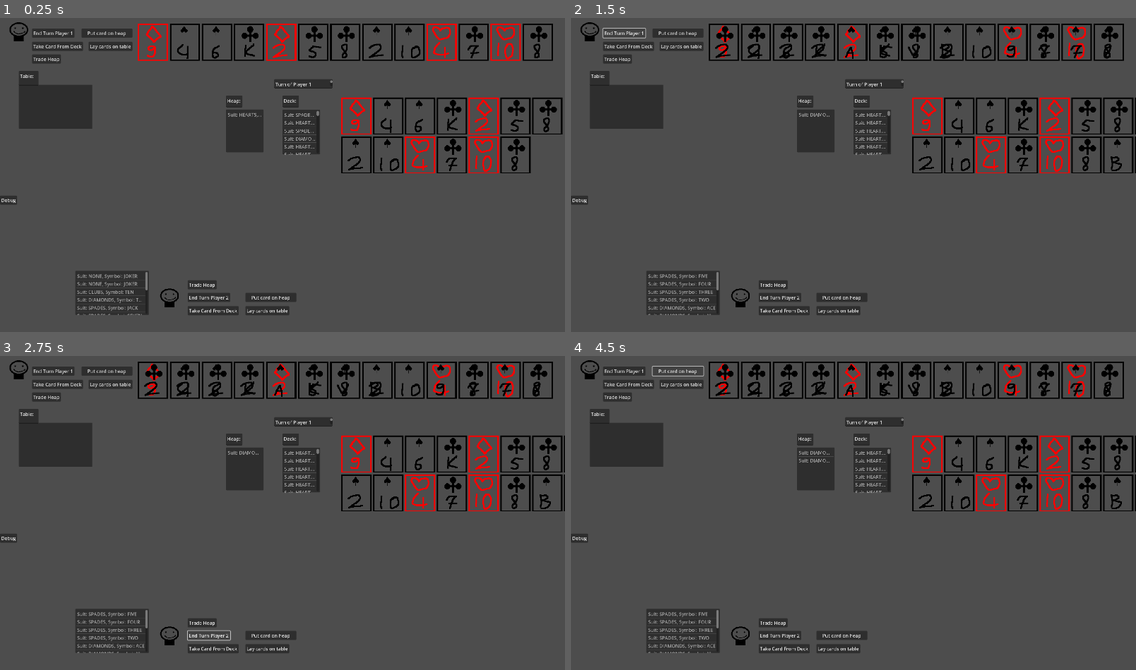
Above: before the commit, frames 1-4 (two rows, left to right).
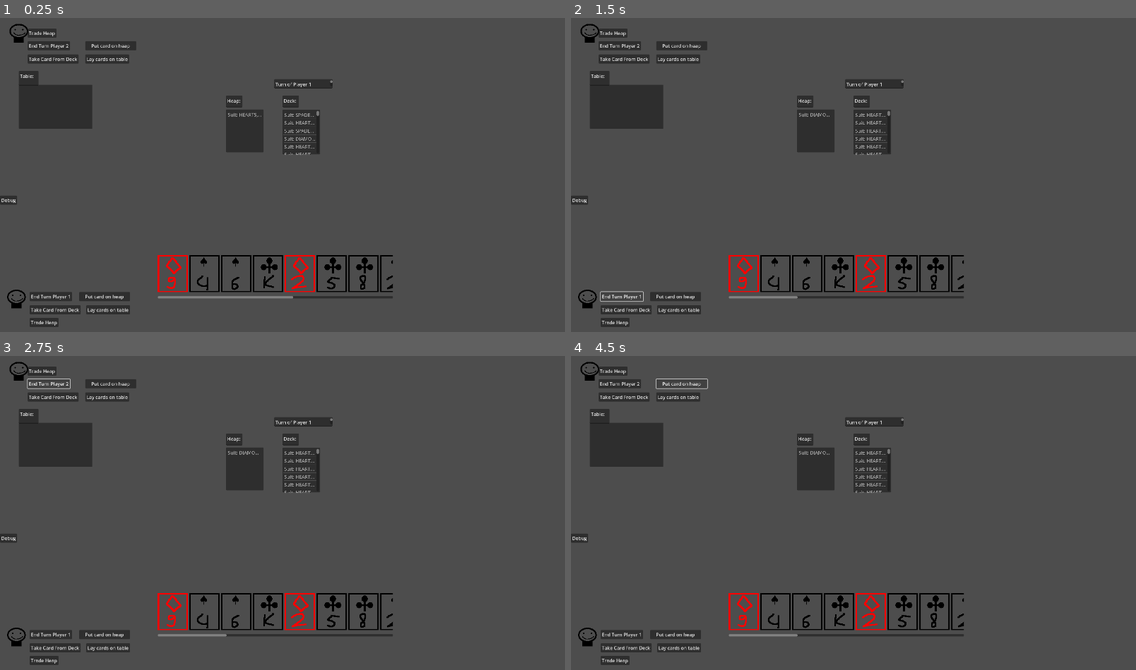
Above: after the commit, the same moments.

Repository: Brentem/JokerRummy
Game: Godot game, scene res://scenes/main.tscn
Two runs of this game, one before a commit and one after it. Both use one fixed random seed, a clock stepped at 60 frames per second and the inputs below.
Inputs:
- Up to frame 1 (0.25 s): no input
- Up to frame 2 (1.5 s): click "Debug" at 0.5 s; click "End Turn Player 1" at 1.25 s
- Up to frame 3 (2.75 s): click "End Turn Player 2" at 2 s
- Up to frame 4 (4.5 s): click "Take Card From Deck" at 2.75 s; click "Take Card From Deck" at 3.5 s; click "Put card on heap" at 4.25 s

The runs differ from the first frame. In frame 1, 11% of the frame differs, in the area x 1-100%, y 1-99%; in frame 2, 11%; in frame 3, 11%; in frame 4, 11%.

Commit message:
Started with creating GUI element for player's hand.

Diff:
--- a/project/scenes/main.tscn
+++ b/project/scenes/main.tscn
@@ -44,73 +44,78 @@
 [node name="Buttons" type="Node" parent="."]
 
 [node name="TurnButton1" type="Button" parent="Buttons"]
-offset_left = 109.0
-offset_top = 48.0
-offset_right = 253.0
-offset_bottom = 79.0
+offset_left = 101.0
+offset_top = 944.0
+offset_right = 245.0
+offset_bottom = 975.0
 text = "End Turn Player 1"
+metadata/_edit_use_anchors_ = true
 
 [node name="TurnButton2" type="Button" parent="Buttons"]
-offset_left = 638.0
-offset_top = 947.0
-offset_right = 782.0
-offset_bottom = 978.0
+offset_left = 94.0
+offset_top = 91.0
+offset_right = 238.0
+offset_bottom = 122.0
 text = "End Turn Player 2"
 
 [node name="DeckButton1" type="Button" parent="Buttons"]
-offset_left = 109.0
-offset_top = 93.0
-offset_right = 282.0
-offset_bottom = 124.0
+offset_left = 101.0
+offset_top = 989.0
+offset_right = 274.0
+offset_bottom = 1020.0
 text = "Take Card From Deck"
+metadata/_edit_use_anchors_ = true
 
 [node name="DeckButton2" type="Button" parent="Buttons"]
-offset_left = 638.0
-offset_top = 992.0
-offset_right = 811.0
-offset_bottom = 1023.0
+offset_left = 94.0
+offset_top = 136.0
+offset_right = 267.0
+offset_bottom = 167.0
 text = "Take Card From Deck"
 
 [node name="HeapButton1" type="Button" parent="Buttons"]
-offset_left = 277.0
-offset_top = 48.0
-offset_right = 450.0
-offset_bottom = 79.0
+offset_left = 269.0
+offset_top = 944.0
+offset_right = 442.0
+offset_bottom = 975.0
 text = "Put card on heap"
+metadata/_edit_use_anchors_ = true
 
 [node name="HeapButton2" type="Button" parent="Buttons"]
-offset_left = 834.0
-offset_top = 947.0
-offset_right = 1007.0
-offset_bottom = 978.0
+offset_left = 290.0
+offset_top = 91.0
+offset_right = 463.0
+offset_bottom = 122.0
 text = "Put card on heap"
 
 [node name="TableButton1" type="Button" parent="Buttons"]
-offset_left = 301.0
-offset_top = 93.0
-offset_right = 450.0
-offset_bottom = 124.0
+offset_left = 293.0
+offset_top = 989.0
+offset_right = 442.0
+offset_bottom = 1020.0
 text = "Lay cards on table"
+metadata/_edit_use_anchors_ = true
 
 [node name="TableButton2" type="Button" parent="Buttons"]
-offset_left = 834.0
-offset_top = 992.0
-offset_right = 983.0
-offset_bottom = 1023.0
+offset_left = 290.0
+offset_top = 136.0
+offset_right = 439.0
+offset_bottom = 167.0
 text = "Lay cards on table"
 
 [node name="TradeHeapButton1" type="Button" parent="Buttons"]
-offset_left = 109.0
-offset_top = 136.0
-offset_right = 207.0
-offset_bottom = 167.0
+offset_left = 101.0
+offset_top = 1032.0
+offset_right = 199.0
+offset_bottom = 1063.0
 text = "Trade Heap"
+metadata/_edit_use_anchors_ = true
 
 [node name="TradeHeapButton2" type="Button" parent="Buttons"]
-offset_left = 638.0
-offset_top = 904.0
-offset_right = 736.0
-offset_bottom = 935.0
+offset_left = 94.0
+offset_top = 48.0
+offset_right = 192.0
+offset_bottom = 79.0
 text = "Trade Heap"
 
 [node name="DebugButton" type="Button" parent="Buttons"]
@@ -134,16 +139,18 @@
 offset_bottom = 469.0
 
 [node name="PlayerOneList" type="ItemList" parent="ItemLists"]
-offset_left = -256.0
-offset_right = -6.0
-offset_bottom = 150.0
+offset_left = -264.0
+offset_top = 896.0
+offset_right = -14.0
+offset_bottom = 1046.0
 select_mode = 1
+metadata/_edit_use_anchors_ = true
 
 [node name="PlayerTwoList" type="ItemList" parent="ItemLists"]
-offset_left = 256.0
-offset_top = 872.0
-offset_right = 506.0
-offset_bottom = 1022.0
+offset_left = -288.0
+offset_top = 16.0
+offset_right = -38.0
+offset_bottom = 166.0
 select_mode = 1
 
 [node name="TableList" type="ItemList" parent="ItemLists"]
@@ -153,30 +160,24 @@
 offset_bottom = 389.0
 
 [node name="PlayerOneCardsContainer" type="MarginContainer" parent="."]
-offset_left = 1160.0
-offset_top = 280.0
-offset_right = 1860.0
-offset_bottom = 580.0
+offset_left = 536.0
+offset_top = 816.0
+offset_right = 1336.0
+offset_bottom = 966.0
 script = ExtResource("2_2esfj")
 card_scene = ExtResource("3_o5ij3")
 
-[node name="VBoxContainer" type="VBoxContainer" parent="PlayerOneCardsContainer"]
+[node name="ScrollContainer" type="ScrollContainer" parent="PlayerOneCardsContainer"]
 layout_mode = 2
 
-[node name="RowContainer1" type="HBoxContainer" parent="PlayerOneCardsContainer/VBoxContainer"]
-layout_mode = 2
-
-[node name="RowContainer2" type="HBoxContainer" parent="PlayerOneCardsContainer/VBoxContainer"]
+[node name="HBoxContainer" type="HBoxContainer" parent="PlayerOneCardsContainer/ScrollContainer"]
 layout_mode = 2
 
 [node name="Player1" parent="." instance=ExtResource("3_a3nih")]
-position = Vector2(64, 59)
+position = Vector2(56, 968)
 
 [node name="Player2" parent="." instance=ExtResource("3_a3nih")]
-position = Vector2(576, 964)
-
-[node name="CardContainer" type="Node2D" parent="."]
-position = Vector2(520, 93)
+position = Vector2(64, 64)
 
 [connection signal="pressed" from="Buttons/TurnButton1" to="." method="_on_turn_button_pressed" binds= [0]]
 [connection signal="pressed" from="Buttons/TurnButton2" to="." method="_on_turn_button_pressed" binds= [1]]
--- a/project/scripts/cards_container_manager.gd
+++ b/project/scripts/cards_container_manager.gd
@@ -4,7 +4,7 @@
 
 const CardInfo = CardTypes.CardInfo
 
-func add_card(card_info: CardInfo, row_id: int) -> void:
+func add_card(card_info: CardInfo) -> void:
 	var card = card_scene.instantiate()
 	card.SetCardType(card_info)
 	var patch_rect : NinePatchRect = NinePatchRect.new()
@@ -12,7 +12,4 @@
 	patch_rect.region_rect = card.get_node("Sprite2D").region_rect
 	patch_rect.custom_minimum_size = patch_rect.region_rect.size
 
-	if row_id == 1:
-		$VBoxContainer/RowContainer1.add_child(patch_rect)
-	elif row_id == 2:
-		$VBoxContainer/RowContainer2.add_child(patch_rect)
+	$ScrollContainer/HBoxContainer.add_child(patch_rect)
--- a/project/scripts/main.gd
+++ b/project/scripts/main.gd
@@ -87,20 +87,9 @@
 	var deck : Deck = Deck.new(!debug)
 	uiLogic = UILogic.new(deck, playerList, $ItemLists/HeapList, $ItemLists/TableList, $ItemLists/DeckList, debug)
 
-	for i in 7:
-		$PlayerOneCardsContainer.add_card(uiLogic._playerCards[0][i], 1)
+	for i in 13:
+		$PlayerOneCardsContainer.add_card(uiLogic._playerCards[0][i])
 
-	for i in range(7, 13):
-		$PlayerOneCardsContainer.add_card(uiLogic._playerCards[0][i], 2)
-
-	var position = Vector2(0.0, 0.0)
-	for i in 13:
-		var card = card_scene.instantiate()
-		var rect = card.get_node("Sprite2D").get_rect()
-		card.SetCardType(uiLogic._playerCards[0][i])
-		card.position = position
-		$CardContainer.add_child(card)
-		position.x = position.x + (rect.size.x + 5)
 
 	var players : Array[Player]
 	players.append($Player1)
